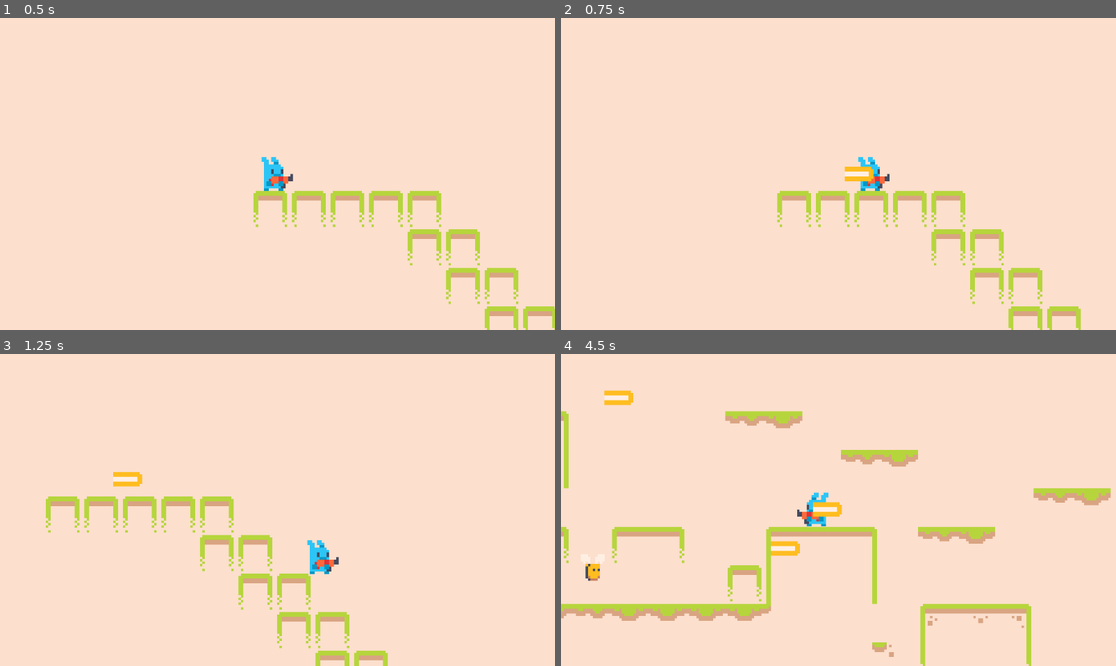
Above: before the commit, frames 1-4 (two rows, left to right).
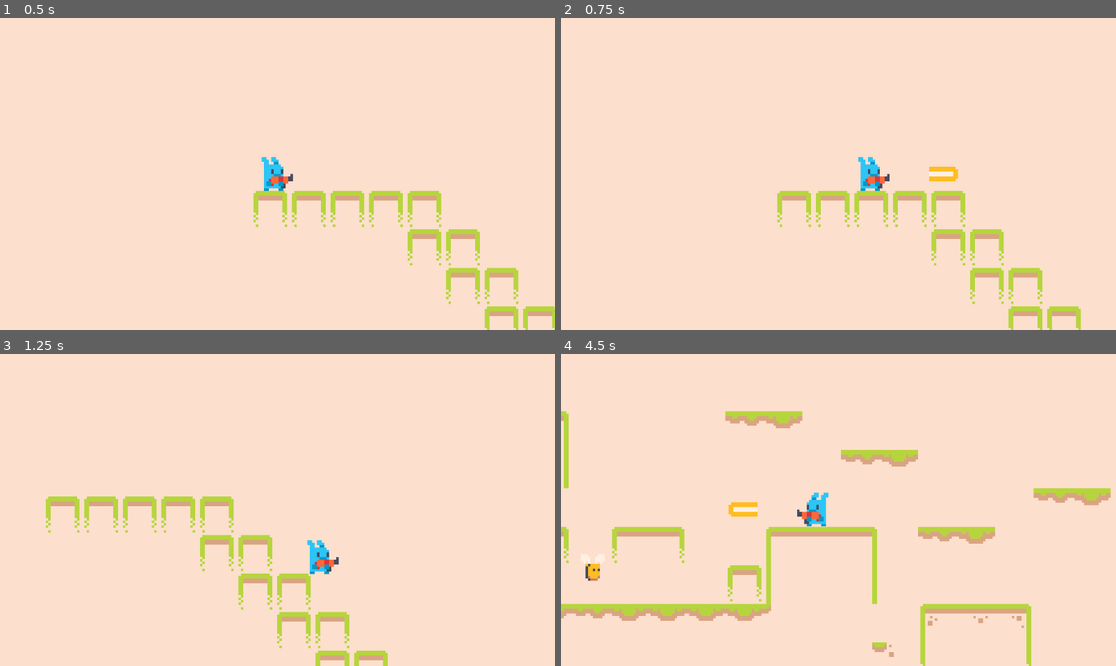
Above: after the commit, the same moments.

Repository: usagibryan/mega-bunny
Game: Godot game, scene res://scenes/game.tscn
Two runs of this game, one before a commit and one after it. Both use one fixed random seed, a clock stepped at 60 frames per second and the inputs below.
Inputs:
- Up to frame 1 (0.5 s): no input
- Up to frame 2 (0.75 s): hold Right (right) from 0.53 s (still down); tap Space (shoot) at 0.6 s
- Up to frame 3 (1.25 s): keep holding Right (right); tap Up (jump) at 0.77 s
- Up to frame 4 (4.5 s): tap Space (shoot) every 0.75 s from 1.35 to 4.35 s; tap Up (jump) at 1.52, 3.02, 3.77 s; release Right (right) at 2.03 s; hold Left (left) 2.03-2.78 s; hold Right (right) 2.78-4.28 s; hold Left (left) from 4.28 s (still down)

Frame 1 is identical in both runs. In frame 2, 0.4% of the frame differs, in the area x 51-72%, y 47-53%; in frame 3, 0.2%; in frame 4, 0.8%, in the area x 7-51%, y 11-65%.

Commit message:
Fix bullet error
Fixed a problem where it couldn't find the path to the bullet scene because I had a duplicate with the code not connected properly.

Diff:
--- a/bullet.tscn
+++ /dev/null
@@ -1,16 +0,0 @@
-[gd_scene load_steps=4 format=3 uid="uid://cnaeay833yad5"]
-
-[ext_resource type="Script" path="res://bullet.gd" id="1_2q128"]
-[ext_resource type="Texture2D" uid="uid://u0frf05k04me" path="res://graphics/bullet/bullet.png" id="1_nw4nx"]
-
-[sub_resource type="RectangleShape2D" id="RectangleShape2D_vit2s"]
-size = Vector2(12, 6)
-
-[node name="Bullet" type="Area2D"]
-script = ExtResource("1_2q128")
-
-[node name="Sprite2D" type="Sprite2D" parent="."]
-texture = ExtResource("1_nw4nx")
-
-[node name="CollisionShape2D" type="CollisionShape2D" parent="."]
-shape = SubResource("RectangleShape2D_vit2s")
--- a/scenes/bullet.tscn
+++ b/scenes/bullet.tscn
@@ -1,11 +1,13 @@
-[gd_scene load_steps=3 format=3 uid="uid://bgpuemp1ejt3u"]
+[gd_scene load_steps=4 format=3 uid="uid://cnaeay833yad5"]
 
+[ext_resource type="Script" path="res://scenes/bullet.gd" id="1_erul4"]
 [ext_resource type="Texture2D" uid="uid://u0frf05k04me" path="res://graphics/bullet/bullet.png" id="1_nw4nx"]
 
 [sub_resource type="RectangleShape2D" id="RectangleShape2D_vit2s"]
 size = Vector2(12, 6)
 
 [node name="Bullet" type="Area2D"]
+script = ExtResource("1_erul4")
 
 [node name="Sprite2D" type="Sprite2D" parent="."]
 texture = ExtResource("1_nw4nx")
--- a/scenes/level.gd
+++ b/scenes/level.gd
@@ -5,6 +5,6 @@
 func _on_player_shoot(pos, facing_right):
 	var bullet = bullet_scene.instantiate()
 	var direction = 1 if facing_right else -1
-	#bullet.direction = direction
+	bullet.direction = direction
 	$Bullets.add_child(bullet)
 	bullet.position = pos + Vector2(14 * direction,0)
Renamed: bullet.gd -> scenes/bullet.gd
Not shown, changed: README.md
